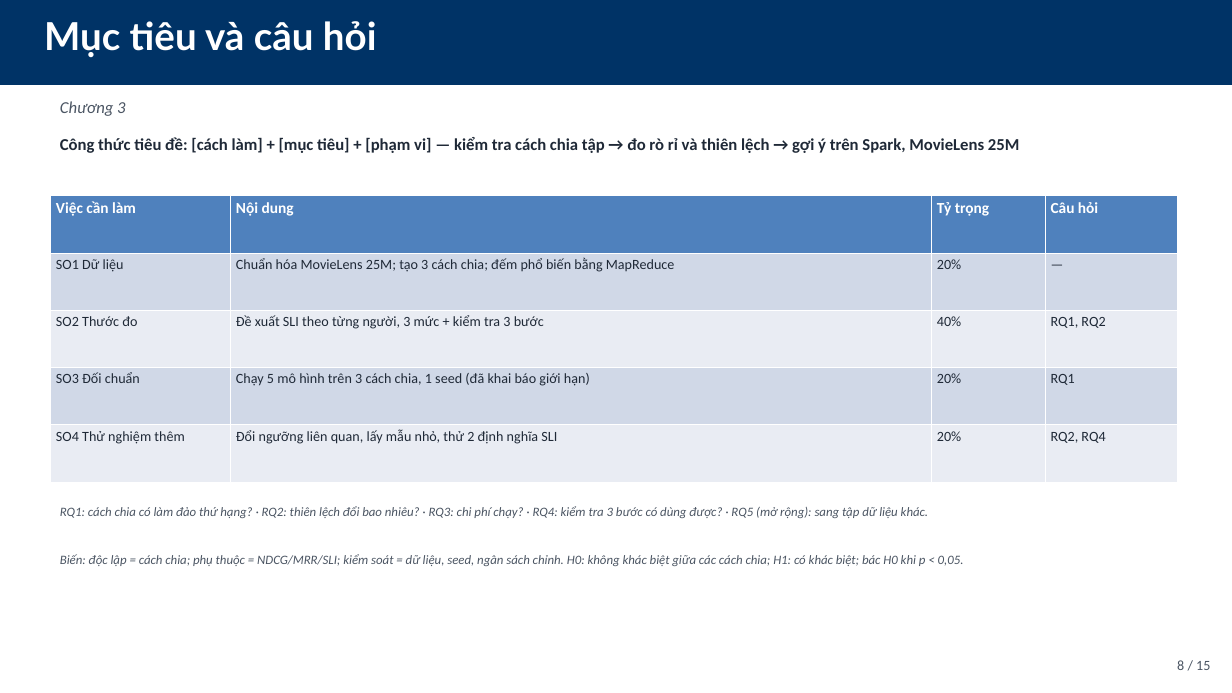
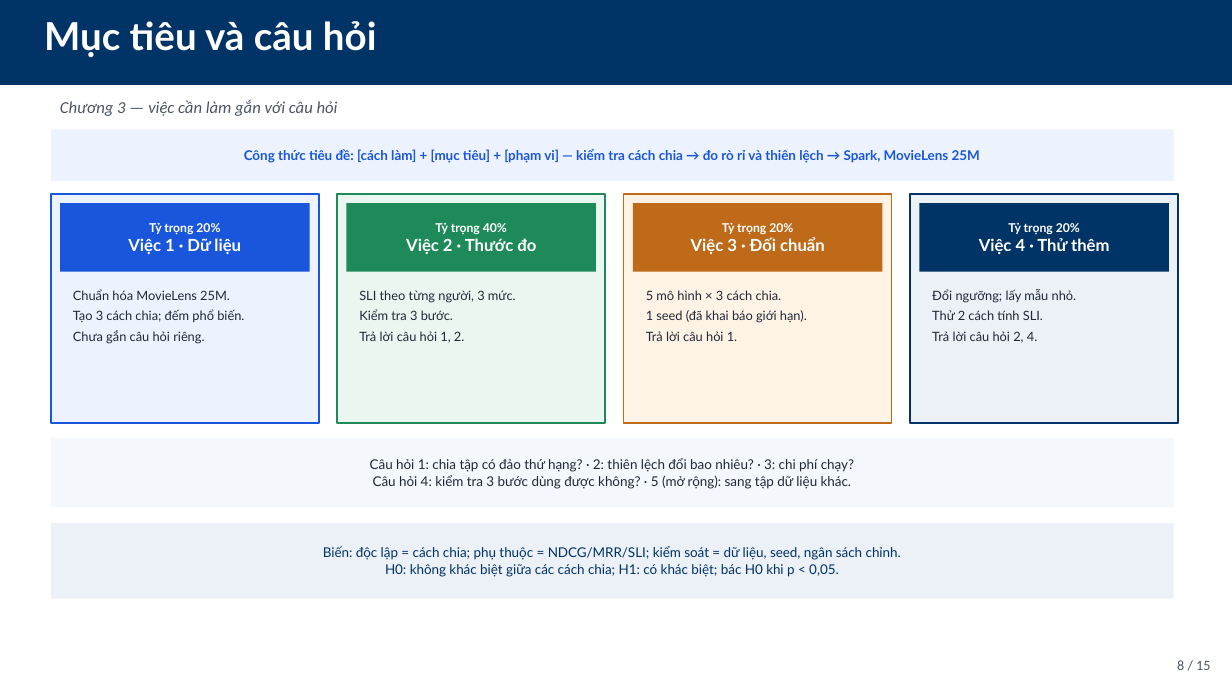
Before and after one commit to StreetParkourZombie/Recommendation_System, a slide deck: slide 8 of docs/Project/Main/Presentation/Slides/PPNCKH_DeCuong_15slides.pptx. Drawn at 1232x693 pixels with LibreOffice and Linux fonts; fonts in the diff are those of the drawing. Boxes give left, top, right and bottom in pixels: in the first picture for what was removed or moved away, otherwise in the second. Text is boxed around its words. In the diff, an @@ line names an element or a change of style, - is before the commit and + after.

```diff
--- a/docs/Project/Main/Presentation/Slides/PPNCKH_DeCuong_15slides.pptx
+++ b/docs/Project/Main/Presentation/Slides/PPNCKH_DeCuong_15slides.pptx
@@ text at <box>60,100,338,116</box>: text changed @@
-Chương 3
+Chương 3 — việc cần làm gắn với câu hỏi
@@ rounded rectangle "Công thức tiêu đề: [cách ...": place and size @@
-rounded rectangle "Công thức tiêu đề: [cách ..." at <box>60,137,1019,153</box>
+rounded rectangle "Công thức tiêu đề: [cách ..." at <box>51,129,1174,181</box>
@@ rounded rectangle "Công thức tiêu đề: [cách ..." at <box>51,129,1174,181</box>: vertical alignment top to middle; fill none to #ECF3FF @@
@@ text in rounded rectangle at <box>244,149,980,163</box>: text changed; size 13 to 10.5 pt; font Calibri to Lato; text colour #1F2937 to #1A56DB @@
-Công thức tiêu đề: [cách làm] + [mục tiêu] + [phạm vi] — kiểm tra cách chia tập → đo rò rỉ và thiên lệch → gợi ý trên Spark, MovieLens 25M
+Công thức tiêu đề: [cách làm] + [mục tiêu] + [phạm vi] — kiểm tra cách chia → đo rò rỉ và thiên lệch → Spark, MovieLens 25M
@@ table removed at <box>51,196,1179,482</box>, 5 rows, 4 columns @@
-Việc cần làm | Nội dung | Tỷ trọng | Câu hỏi
-SO1 Dữ liệu | Chuẩn hóa MovieLens 25M; tạo 3 cách chia; đếm phổ biến bằng MapReduce | 20% | —
-SO2 Thước đo | Đề xuất SLI theo từng người, 3 mức + kiểm tra 3 bước | 40% | RQ1, RQ2
-SO3 Đối chuẩn | Chạy 5 mô hình trên 3 cách chia, 1 seed (đã khai báo giới hạn) | 20% | RQ1
-SO4 Thử nghiệm thêm | Đổi ngưỡng liên quan, lấy mẫu nhỏ, thử 2 định nghĩa SLI | 20% | RQ2, RQ4
@@ rounded rectangle added at <box>51,194,319,423</box>, fill #ECF3FF, outline #1A56DB 1.25 pt @@
@@ rounded rectangle added at <box>60,203,310,272</box>, fill #1A56DB, 13 pt, text #FFFFFF, bold @@
+Tỷ trọng 20%
+Việc 1 · Dữ liệu
@@ rounded rectangle added at <box>337,194,605,423</box>, fill #E9F7F0, outline #1E8A5A 1.25 pt @@
@@ rounded rectangle added at <box>347,203,596,272</box>, fill #1E8A5A, 13 pt, text #FFFFFF, bold @@
+Tỷ trọng 40%
+Việc 2 · Thước đo
@@ rounded rectangle added at <box>624,194,892,423</box>, fill #FFF3E6, outline #BE6A18 1.25 pt @@
@@ rounded rectangle added at <box>633,203,883,272</box>, fill #BE6A18, 13 pt, text #FFFFFF, bold @@
+Tỷ trọng 20%
+Việc 3 · Đối chuẩn
@@ rounded rectangle added at <box>910,194,1178,423</box>, fill #ECF0F7, outline #003366 1.25 pt @@
@@ rounded rectangle added at <box>920,203,1169,272</box>, fill #003366, 13 pt, text #FFFFFF, bold @@
+Tỷ trọng 20%
+Việc 4 · Thử thêm
@@ text added at <box>73,289,244,344</box>, 10 pt, text #1F2937 @@
+Chuẩn hóa MovieLens 25M.
+Tạo 3 cách chia; đếm phổ biến.
+Chưa gắn câu hỏi riêng.
@@ text added at <box>359,290,516,343</box>, 10 pt, text #1F2937 @@
+SLI theo từng người, 3 mức.
+Kiểm tra 3 bước.
+Trả lời câu hỏi 1, 2.
@@ text added at <box>646,290,807,341</box>, 10 pt, text #1F2937 @@
+5 mô hình × 3 cách chia.
+1 seed (đã khai báo giới hạn).
+Trả lời câu hỏi 1.
@@ text added at <box>932,289,1077,343</box>, 10 pt, text #1F2937 @@
+Đổi ngưỡng; lấy mẫu nhỏ.
+Thử 2 cách tính SLI.
+Trả lời câu hỏi 2, 4.
@@ rounded rectangle "Câu hỏi 1: chia tập ...": place and size @@
-rounded rectangle "Câu hỏi 1: chia tập ..." at <box>60,506,929,518</box>
+rounded rectangle "Câu hỏi 1: chia tập ..." at <box>51,438,1174,507</box>
@@ rounded rectangle "Câu hỏi 1: chia tập ..." at <box>51,438,1174,507</box>: vertical alignment top to middle; fill none to #F4F7FC @@
@@ text in rounded rectangle at <box>370,458,854,489</box>: text changed; size 10 to 10.5 pt; font Calibri to Lato; text colour #4B5563 to #1F2937; italic off @@
-RQ1: cách chia có làm đảo thứ hạng? · RQ2: thiên lệch đổi bao nhiêu? · RQ3: chi phí chạy? · RQ4: kiểm tra 3 bước có dùng được? · RQ5 (mở rộng): sang tập dữ liệu khác.
+Câu hỏi 1: chia tập có đảo thứ hạng? · 2: thiên lệch đổi bao nhiêu? · 3: chi phí chạy?
+Câu hỏi 4: kiểm tra 3 bước dùng được không? · 5 (mở rộng): sang tập dữ liệu khác.
@@ rounded rectangle "Biến: độc lập = cách ...": place and size @@
-rounded rectangle "Biến: độc lập = cách ..." at <box>60,554,964,566</box>
+rounded rectangle "Biến: độc lập = cách ..." at <box>51,523,1174,599</box>
@@ rounded rectangle "Biến: độc lập = cách ..." at <box>51,523,1174,599</box>: vertical alignment top to middle; fill none to #ECF0F7 @@
@@ text in rounded rectangle at <box>323,546,901,577</box>: text changed; size 10 to 10.5 pt; font Calibri to Lato; text colour #4B5563 to #003366; italic off @@
-Biến: độc lập = cách chia; phụ thuộc = NDCG/MRR/SLI; kiểm soát = dữ liệu, seed, ngân sách chỉnh. H0: không khác biệt giữa các cách chia; H1: có khác biệt; bác H0 khi p < 0,05.
+Biến: độc lập = cách chia; phụ thuộc = NDCG/MRR/SLI; kiểm soát = dữ liệu, seed, ngân sách chỉnh.
+H0: không khác biệt giữa các cách chia; H1: có khác biệt; bác H0 khi p < 0,05.
```
Also in this commit, not shown: 13 other slides changed, 35 other files.
